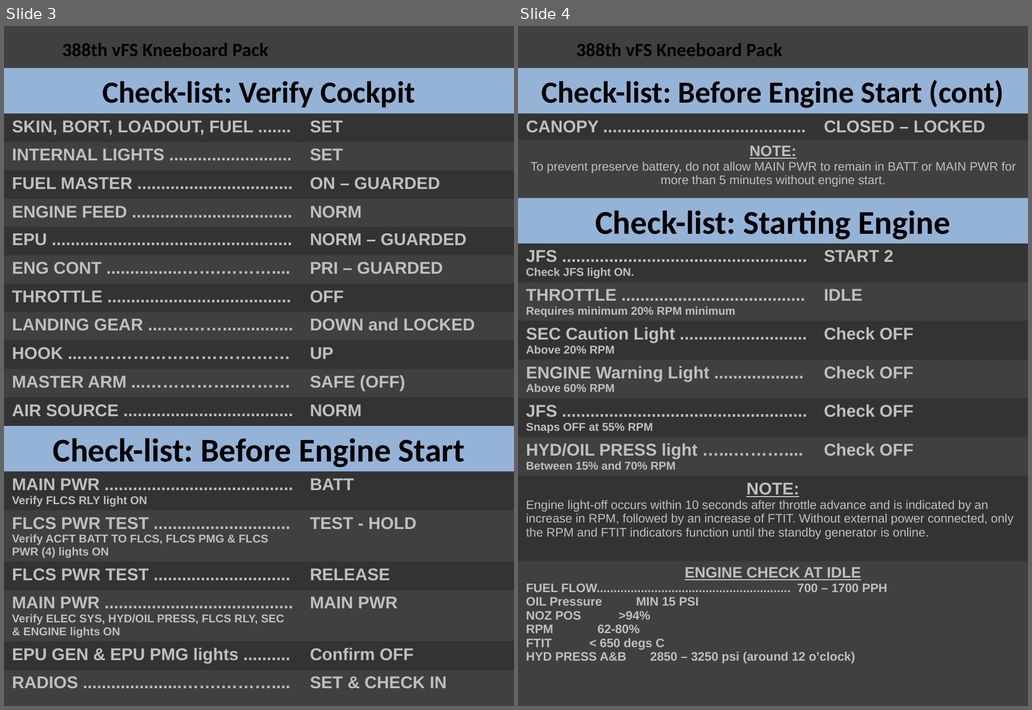
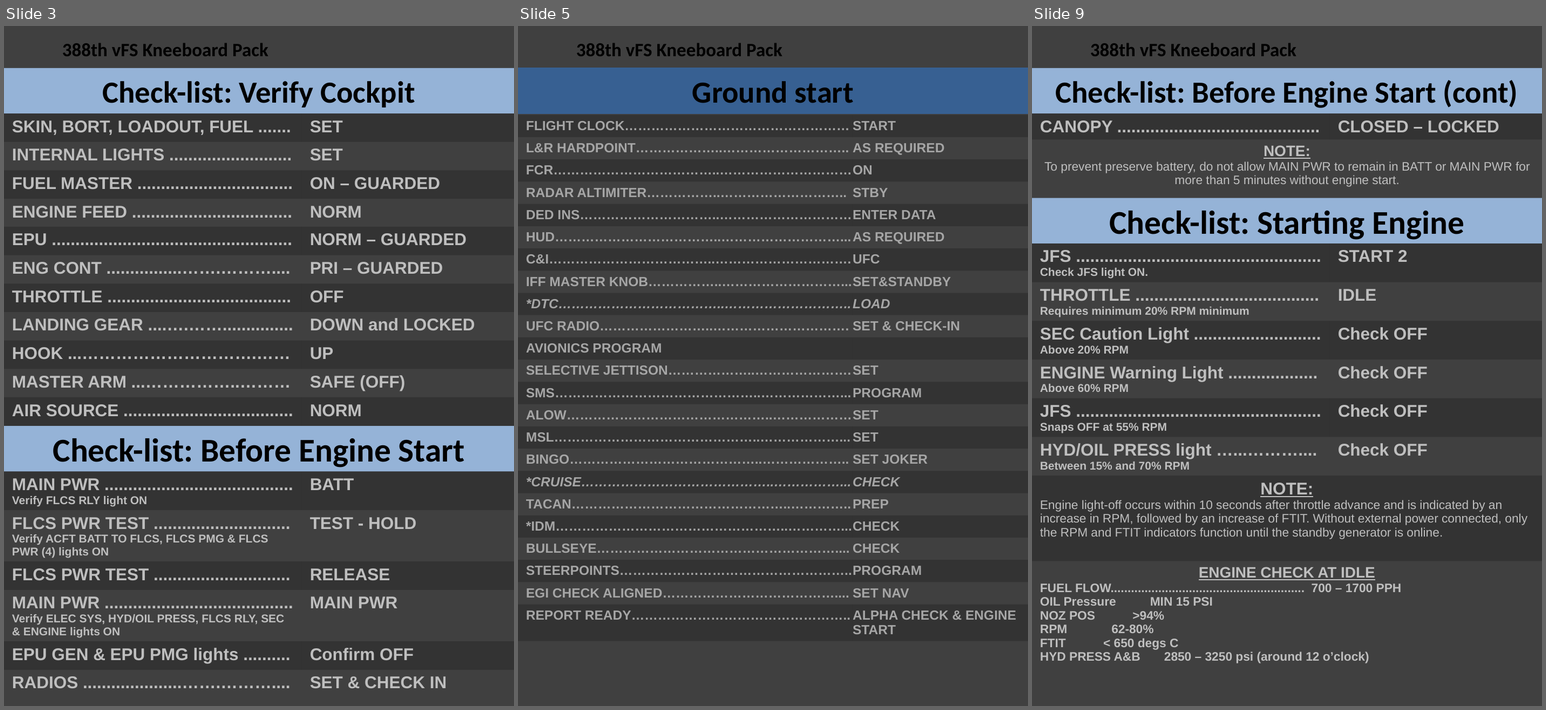
Before and after one commit to 132nd-vWing/132-TRP-388, a slide deck: Kneeboard Pack/388 Kneeboard Pack.pptx. Shown side by side, each under a label of ours: slides 3 and 4 before the commit, slides 3, 5 and 9 after it; the slides between them are not shown. The pictures are 1032x710 and 1546x710 pixels, drawn with LibreOffice and Linux fonts; fonts in the diff are those of the drawing; background and template pictures are left out. Boxes give left, top, right and bottom in pixels: in the first picture for what was removed or moved away, otherwise in the second. Text is boxed around its words. In the diff, an @@ line names an element or a change of style, - is before the commit and + after.

```diff
--- a/Kneeboard Pack/388 Kneeboard Pack.pptx
+++ b/Kneeboard Pack/388 Kneeboard Pack.pptx
@@ slide 5 added at [518, 26, 1028, 706], background #404040; not listed: 1 template element that a slide beside it also shows @@
@@ title added at [518, 68, 1028, 114], fill #376092, outline #376092 0.75 pt, 32.4 pt, text #000000, bold @@
+Ground start
@@ table added at [518, 115, 1028, 679], 24 rows, 2 columns @@
+FLIGHT CLOCK…………………………………………… | START
+L&R HARDPOINT………………..……………………….. | AS REQUIRED
+FCR………………………………..………………………… | ON
+RADAR ALTIMITER……………..……………………….. | STBY
+DED INS…………………………..………………………… | ENTER DATA
+HUD………………………………..………………………... | AS REQUIRED
+C&I………………………………..…………………………. | UFC
+IFF MASTER KNOB……………..………………………... | SET&STANDBY
+*DTC………………………………..……………………….. | LOAD
+UFC RADIO……………………..…………………………. | SET & CHECK-IN
+AVIONICS PROGRAM | 
+SELECTIVE JETTISON………………..…………………. | SET
+SMS………………………………………..………………... | PROGRAM
+ALOW………………………………………..……………… | SET
+MSL………………………………………..………………... | SET
+BINGO……………………………………..……………….. | SET JOKER
+*CRUISE……………………………………..……………... | CHECK
+TACAN…………………………………………..………….. | PREP
+*IDM……………………………………………..…………... | CHECK
+BULLSEYE……………………………………………….... | CHECK
+STEERPOINTS…………………………………………….. | PROGRAM
+EGI CHECK ALIGNED………………………………….... | SET NAV
+REPORT READY………………………………………….. | ALPHA CHECK & ENGINE START
+ | 
@@ what was slide 4 is now slide 9 @@
```
Also in this commit, not shown: 3 slides changed, 4 other slides added.
